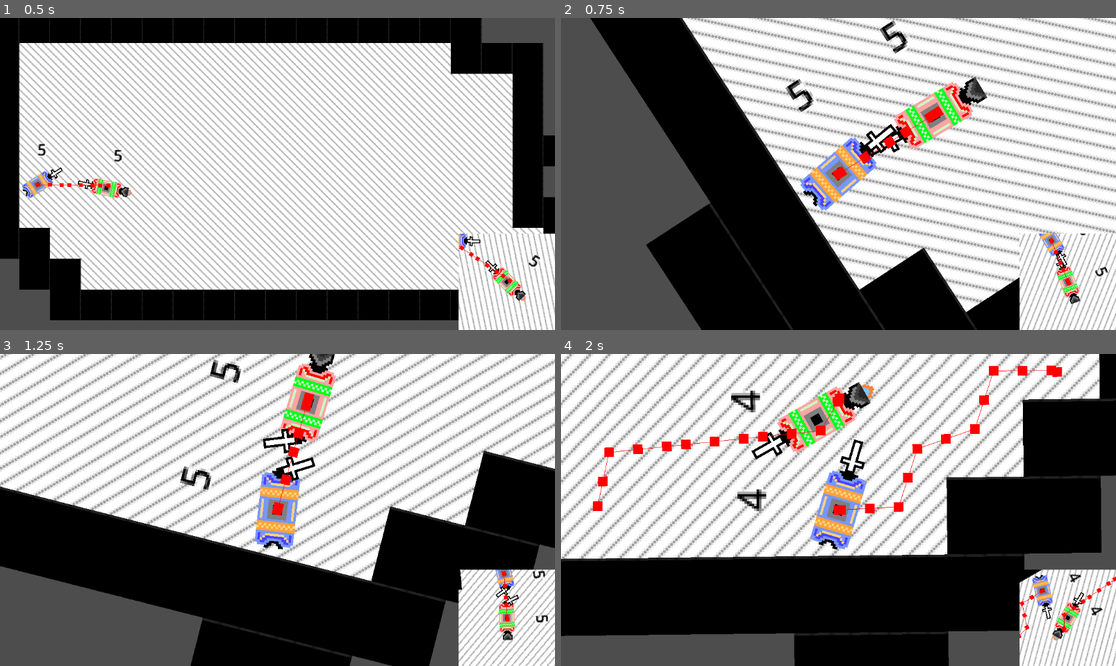
Above: before the commit, frames 1-4 (two rows, left to right).
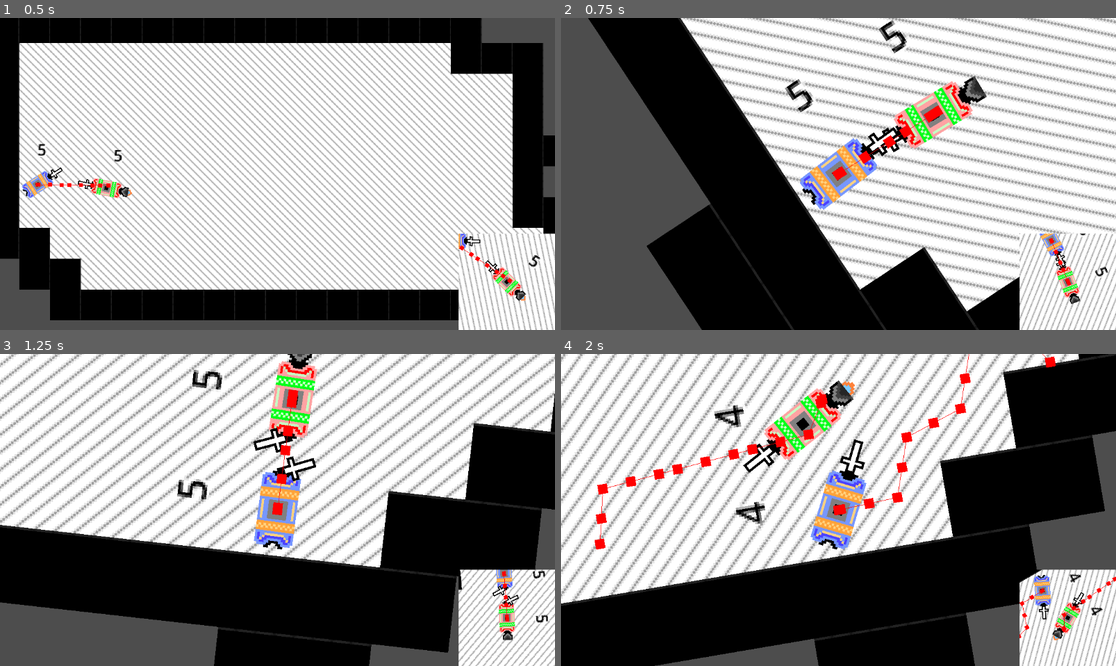
Above: after the commit, the same moments.

Repository: CWmain/botManager
Game: Godot game, scene res://Scene/base.tscn
Two runs of this game, one before a commit and one after it. Both use one fixed random seed, a clock stepped at 60 frames per second and the inputs below.
Inputs (mouse positions are in pixels of both pictures, inside the frame that each line leads up to):
- Up to frame 1 (0.5 s): no input
- Up to frame 2 (0.75 s): move the mouse to (960, 158) at 0.52 s; tap C (BotCam) at 0.6 s
- Up to frame 3 (1.25 s): no input
- Up to frame 4 (2 s): move the mouse to (727, 525) at 1.27 s; hold Down (ui_down) from 1.28 s (still down); click (727, 525) at 1.35 s

Frame 1 is identical in both runs. In frame 2, 10% of the frame differs, in the area x 4-100%, y 0-100%; in frame 3, 38%; in frame 4, 41%, in the area x 0-100%, y 0-100%.

Commit message:
Made a global helper functions called Func to store the float cmp

Diff:
--- /dev/null
+++ b/Global/Func.gd
@@ -0,0 +1,7 @@
+extends Node
+
+func cmpFloats(a: float, b: float) -> float:
+	var epsilon: float = 0.0001
+	if a >= b-epsilon and a <= b+epsilon:
+		return true
+	return false
--- a/Objects/Bots/base_bot.gd
+++ b/Objects/Bots/base_bot.gd
@@ -78,11 +78,11 @@
 		camera_2d.make_current()
 
 func _physics_process(delta: float) -> void:
+	var nextPathPosition = path_finder.get_next_path_position()
+	var idealRotation: float = (nextPathPosition - global_position).angle()+PI/2
+	rotation = rotate_toward(rotation, idealRotation, statTotals[Enums.MODIFICATION.ROTATIONSPEED]*delta)
 	if travelTo:
-		var nextPathPosition = path_finder.get_next_path_position()
-		var idealRotation: float = (nextPathPosition - global_position).angle()+PI/2
-		rotation = rotate_toward(rotation, idealRotation, statTotals[Enums.MODIFICATION.ROTATIONSPEED]*delta)
-		if cmpFloats(rotation, idealRotation):
+		if Func.cmpFloats(rotation, idealRotation):
 			if (curLegs != null):
 				curLegs.playAnimation()
 			var moveDirection: Vector2 = Vector2(0,-1).rotated(rotation)
@@ -200,9 +200,3 @@
 
 func _on_damage_cooldown_timeout() -> void:
 	damageImmune = false
-
-func cmpFloats(a: float, b: float) -> float:
-	var epsilon: float = 0.0001
-	if a >= b-epsilon and a <= b+epsilon:
-		return true
-	return false
--- a/project.godot
+++ b/project.godot
@@ -18,6 +18,7 @@
 [autoload]
 
 Enums="*res://Global/enums.gd"
+Func="*res://Global/Func.gd"
 
 [input]
 
Not shown, added: Global/Func.gd.uid
